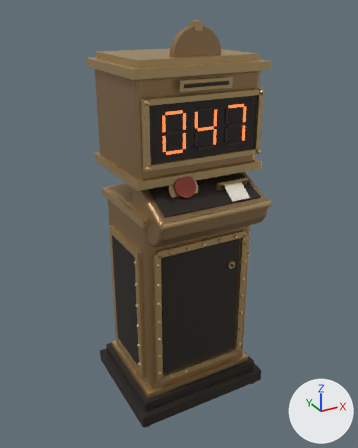
Two versions of the glTF model public/assets/models/m4/queue_machine.glb, one commit apart.
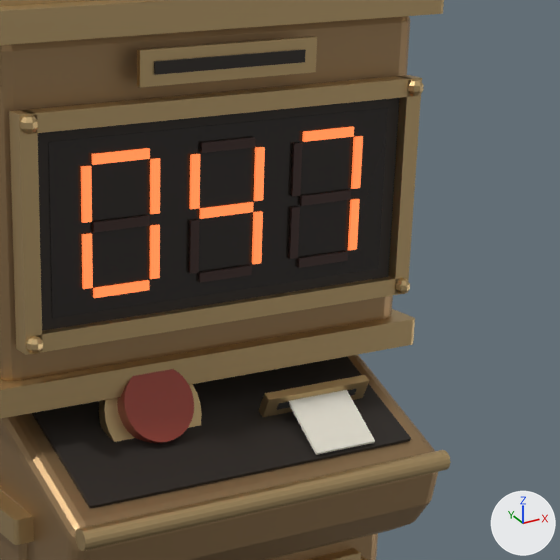
There are two pictures of each version: one whole from a 50 mm lens placed at (-0.878, -1.601, 1.547), pointed at (-0.009, -0.022, 0.758), one close up on the part from 39% to 85% of the width and 15% to 52% of the height. The axes (+X, +Y, +Z) are drawn at lower right. The lights are the same throughout. The first two pictures are the older version.

In view in the first close-up: 'cs_queue_machine_m4'.
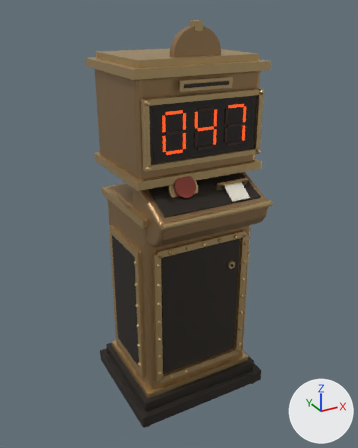
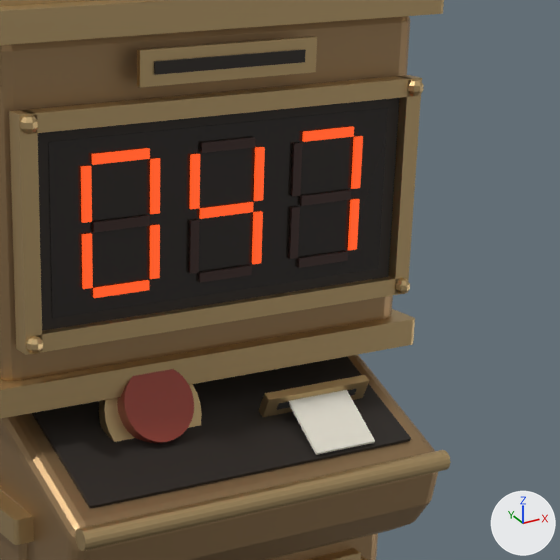
What changed in the scene script:
```text
Change mat_qm_segglow_001:
    mat_qm_segglow_001.base_color: (1.0, 0.25, 0.08) -> (0.1, 0.012, 0.0)  # orange #ff8950 -> brown #591d00
    mat_qm_segglow_001.emission_color: (0.9, 0.198, 0.054) -> (0.95, 0.095, 0.0143)  # orange #f37b42 -> orange #f95720
```

Changed parts and their boxes [x1, y1, x2, y2] in the close-ups (560 x 560 px):
'cs_queue_machine_m4', recoloured: [77, 124, 366, 301] in both
